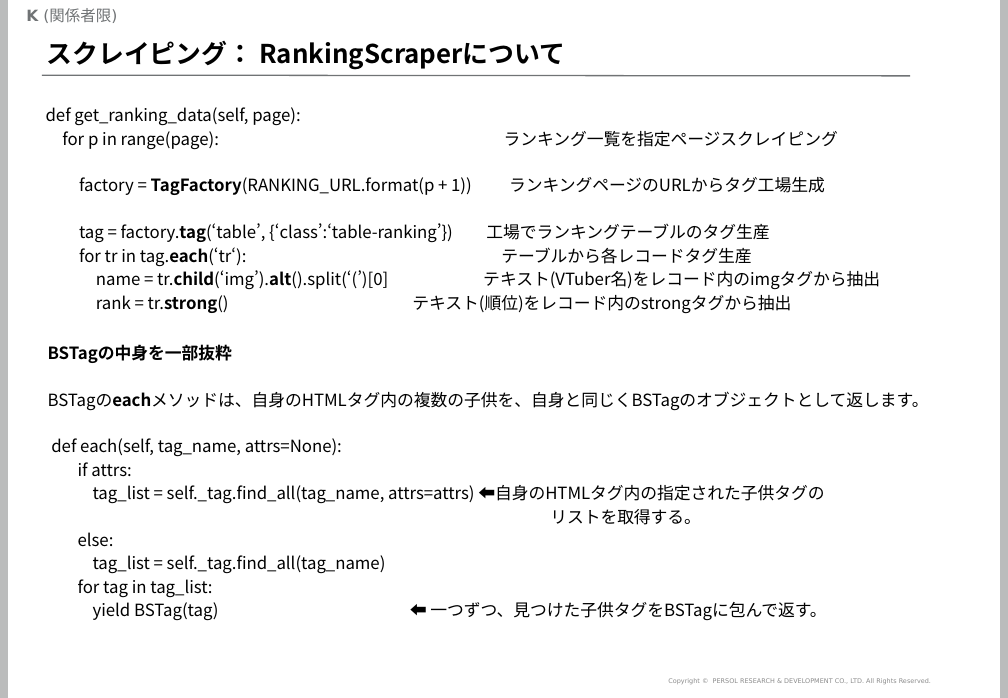
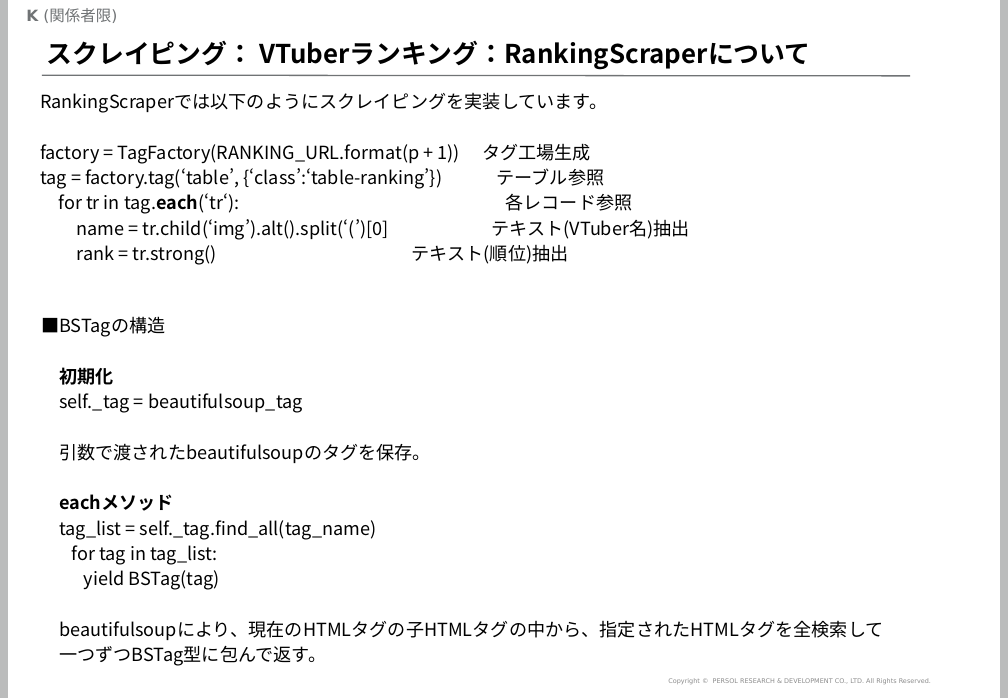
Before and after one commit to mogrodown/python_session, a slide deck: slide 23 of doc/python中級講座_2020.pptx (slide 21 before the commit). Drawn at 1008x698 pixels with LibreOffice and Linux fonts; fonts in the diff are those of the drawing; background and template pictures are left out. Boxes give left, top, right and bottom in pixels: in the first picture for what was removed or moved away, otherwise in the second. Text is boxed around its words. In the diff, an @@ line names an element or a change of style, - is before the commit and + after.

```diff
--- a/doc/python中級講座_2020.pptx
+++ b/doc/python中級講座_2020.pptx
@@ title at [46, 41, 810, 69]: text changed @@
-スクレイピング： RankingScraperについて
+スクレイピング： VTuberランキング：RankingScraperについて
@@ text at [40, 92, 689, 265]: text changed; size 12.9 to 14 pt @@
-def get_ranking_data(self, page):
-for p in range(page): ランキング一覧を指定ページスクレイピング
-factory = TagFactory(RANKING_URL.format(p + 1)) ランキングページのURLからタグ工場生成
-tag = factory.tag(‘table’, {‘class’:‘table-ranking’}) 工場でランキングテーブルのタグ生産
-for tr in tag.each(‘tr‘): テーブルから各レコードタグ生産
-name = tr.child(‘img’).alt().split(‘(’)[0] テキスト(VTuber名)をレコード内のimgタグから抽出
-rank = tr.strong() テキスト(順位)をレコード内のstrongタグから抽出
+RankingScraperでは以下のようにスクレイピングを実装しています。
+factory = TagFactory(RANKING_URL.format(p + 1)) タグ工場生成
+tag = factory.tag(‘table’, {‘class’:‘table-ranking’}) テーブル参照
+for tr in tag.each(‘tr‘): 各レコード参照
+name = tr.child(‘img’).alt().split(‘(’)[0] テキスト(VTuber名)抽出
+rank = tr.strong() テキスト(順位)抽出
@@ text "■BSTagの構造": place and size @@
-text "■BSTagの構造" at [48, 344, 929, 621]
+text "■BSTagの構造" at [41, 316, 884, 666]
@@ text at [41, 316, 431, 511]: text changed; size 12.9 to 14 pt @@
-BSTagの中身を一部抜粋
-BSTagのeachメソッドは、自身のHTMLタグ内の複数の子供を、自身と同じくBSTagのオブジェクトとして返します。
-def each(self, tag_name, attrs=None):
-if attrs:
-tag_list = self._tag.find_all(tag_name, attrs=attrs) ⬅自身のHTMLタグ内の指定された子供タグの
-リストを取得する。
-else:
+■BSTagの構造
+初期化
+self._tag = beautifulsoup_tag
+引数で渡されたbeautifulsoupのタグを保存。
+eachメソッド
@@ text at [59, 520, 377, 565]: size 12.9 to 14 pt in "tag_list = self._tag.find_all(tag_name)", "for tag in tag_list:" @@
@@ text at [59, 570, 884, 666]: text changed; size 12.9 to 14 pt @@
-yield BSTag(tag) ⬅ 一つずつ、見つけた子供タグをBSTagに包んで返す。
+yield BSTag(tag)
+beautifulsoupにより、現在のHTMLタグの子HTMLタグの中から、指定されたHTMLタグを全検索して
+一つずつBSTag型に包んで返す。
```
Also in this commit, not shown: 21 other slides changed, 3 slides added, 1 other file.
